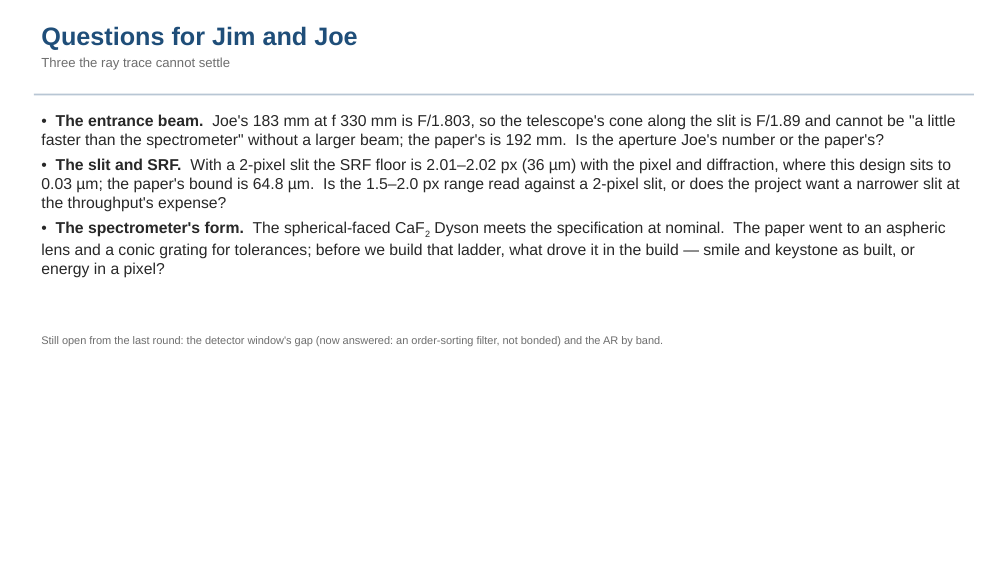
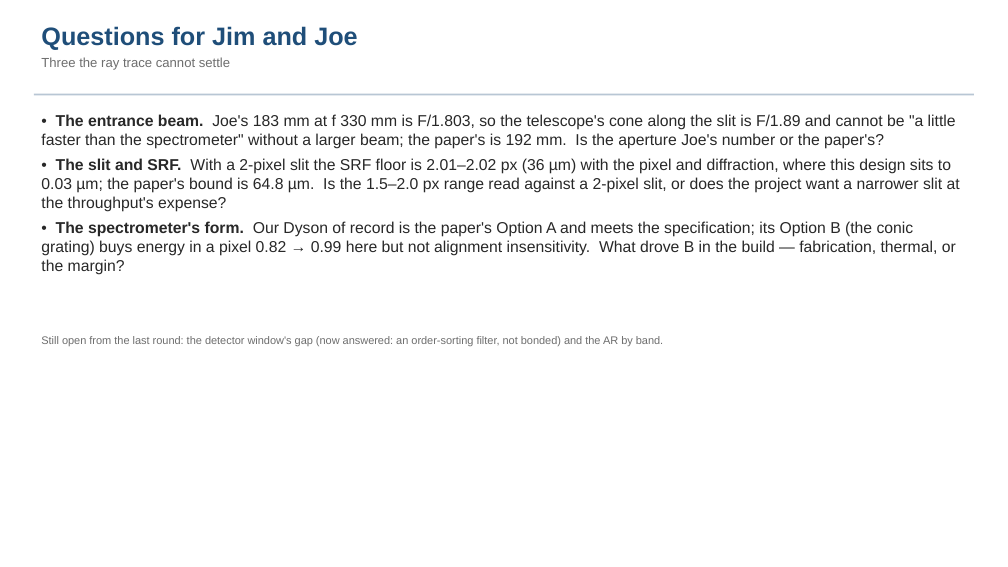
Before and after one commit to nasa-jpl/macos, a slide deck: slide 14 of demo_session/deck_dyson_3k.pptx. Drawn at 1008x567 pixels with LibreOffice and Linux fonts; fonts in the diff are those of the drawing. Boxes give left, top, right and bottom in pixels: in the first picture for what was removed or moved away, otherwise in the second. Text is boxed around its words. In the diff, an @@ line names an element or a change of style, - is before the commit and + after.

```diff
--- a/demo_session/deck_dyson_3k.pptx
+++ b/demo_session/deck_dyson_3k.pptx
@@ text at (x1=41, y1=221, x2=956, y2=275): text changed @@
-• The spectrometer's form. The spherical-faced CaF2 Dyson meets the specification at nominal. The paper went to an aspheric lens and a conic grating for tolerances; before we build that ladder, what drove it in the build — smile and keystone as built, or energy in a pixel?
+• The spectrometer's form. Our Dyson of record is the paper's Option A and meets the specification; its Option B (the conic grating) buys energy in a pixel 0.82 → 0.99 here but not alignment insensitivity. What drove B in the build — fabrication, thermal, or the margin?
```
Also in this commit, not shown: 4 other slides changed, 1 slide added, 3 other files.
